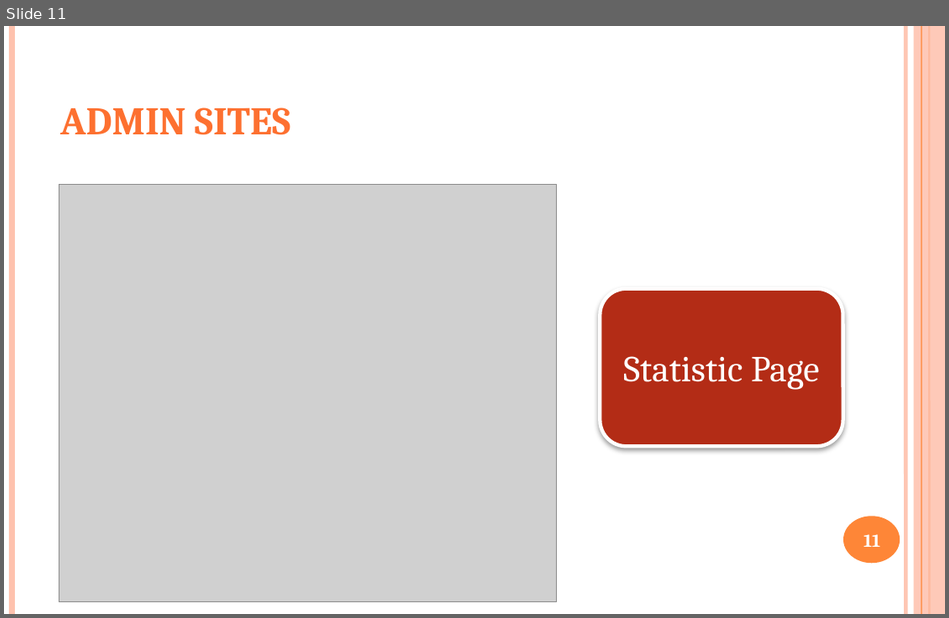
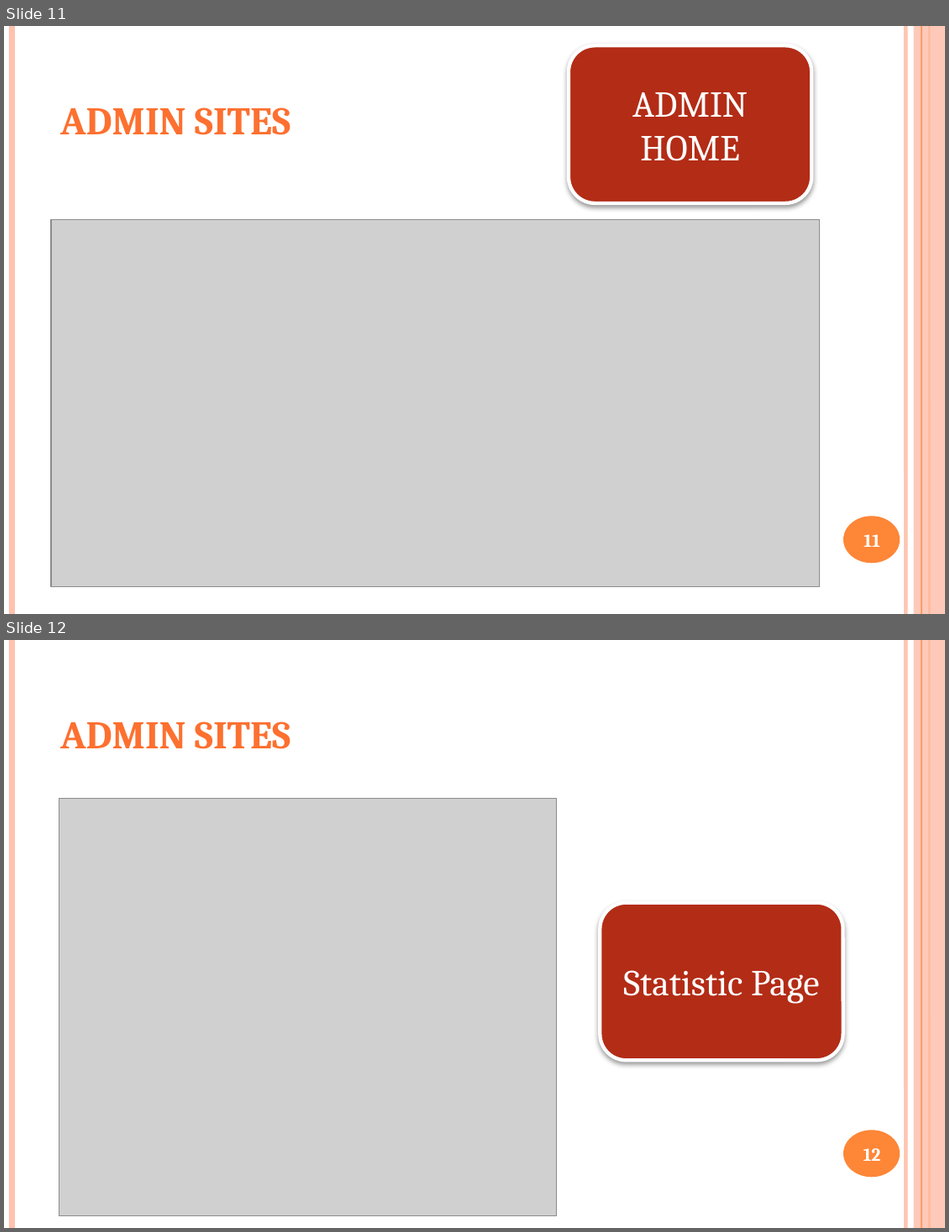
Before and after one commit to yutovsjohan/final_project, a slide deck: document_final/final_project.pptx. Shown one above the other, each under a label of ours: slide 11 before the commit, slides 11 and 12 after it. The pictures are 949x618 and 949x1232 pixels, drawn with LibreOffice and Linux fonts; fonts in the diff are those of the drawing; grey boxes stand for pictures. Boxes give left, top, right and bottom in pixels: in the first picture for what was removed or moved away, otherwise in the second. Text is boxed around its words. In the diff, an @@ line names an element or a change of style, - is before the commit and + after.

```diff
--- a/document_final/final_project.pptx
+++ b/document_final/final_project.pptx
@@ slide 11 added at (4, 26, 945, 614), background #FFFFFF; not listed: 6 template elements that a slide beside it also shows @@
@@ rounded rectangle added at (568, 46, 811, 204), fill #B32C16, outline #FFFFFF 2.75 pt, 28 pt, text #FFFFFF @@
+ADMIN HOME
@@ title added at (60, 107, 290, 135), 30 pt, text gradient #FF8D61 to #FE7131 to #EB6A15 to #CB601A to #C75E1A, bold @@
+ADMIN SITES
@@ picture added at (51, 220, 820, 587) @@
@@ page number added at (863, 534, 880, 547), 14 pt, text #FFFFFF, bold @@
+11
@@ what was slide 11 is now slide 12 @@
@@ page number at (863, 1148, 881, 1161): text changed @@
-11
+12
```
Also in this commit, not shown: 1 slide changed, 1 other file.
